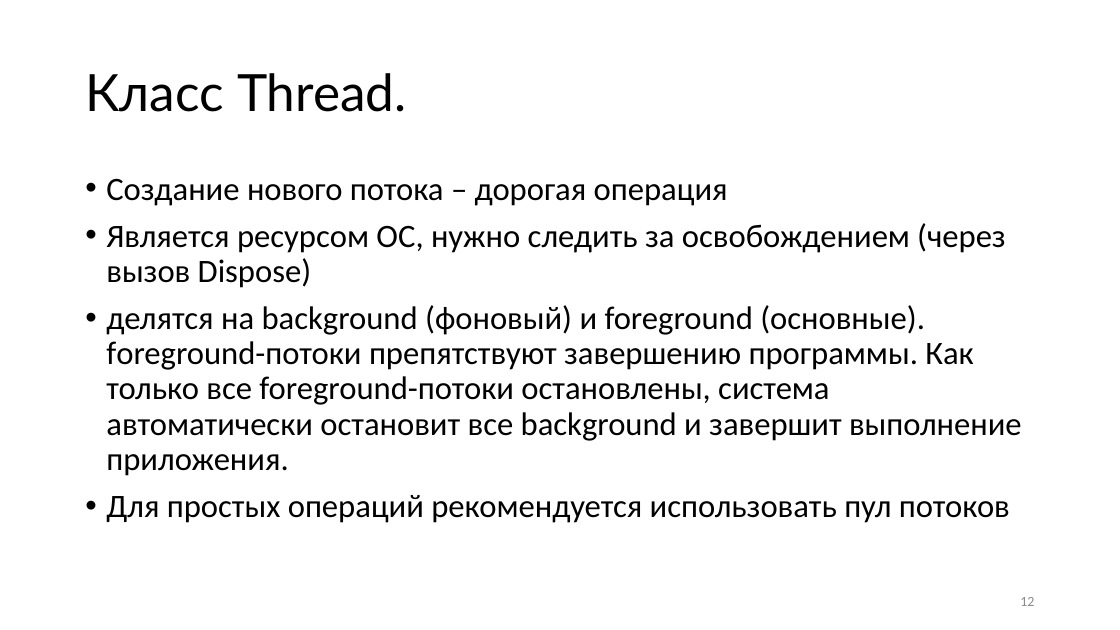
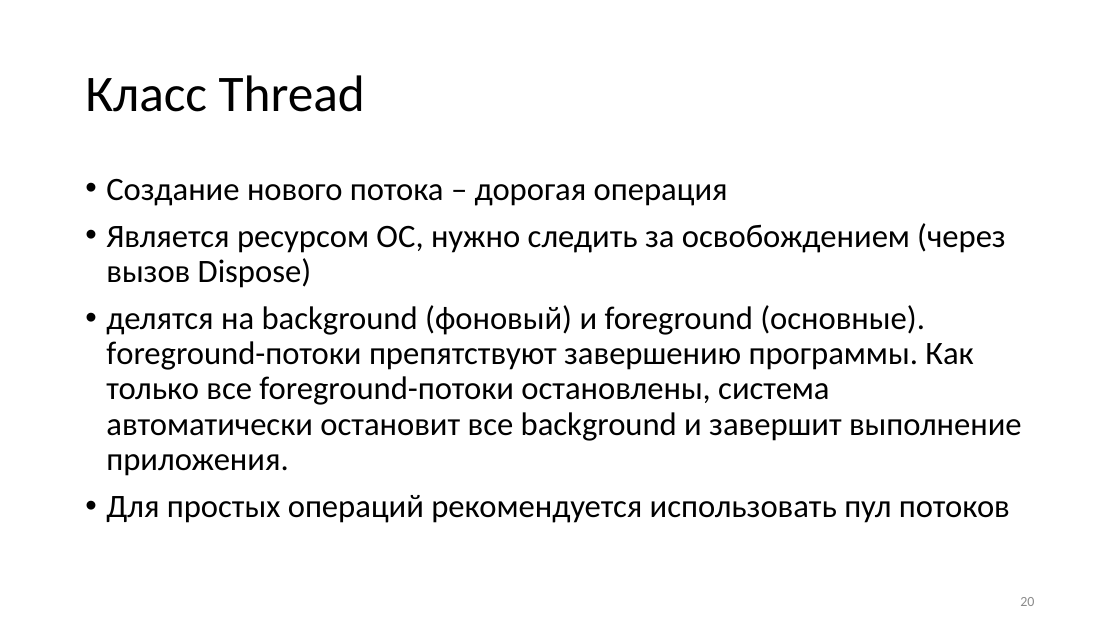
Before and after one commit to blockin90/Programming_PIB, a slide deck: slide 20 of Лекции/3 семестр/Часть 3/Программирование лекция 3.3.pptx (slide 12 before the commit). Drawn at 1120x630 pixels with LibreOffice and Linux fonts; fonts in the diff are those of the drawing. Boxes give left, top, right and bottom in pixels: in the first picture for what was removed or moved away, otherwise in the second. Text is boxed around its words. In the diff, an @@ line names an element or a change of style, - is before the commit and + after.

```diff
--- a/Лекции/3 семестр/Часть 3/Программирование лекция 3.3.pptx
+++ b/Лекции/3 семестр/Часть 3/Программирование лекция 3.3.pptx
@@ title at (85,75,365,112): text changed; font Lato to Calibri @@
-Класс Thread.
+Класс Thread
@@ page number at (1020,597,1034,606): text changed @@
-12
+20
```
Also in this commit, not shown: 12 other slides changed, 9 slides added.
